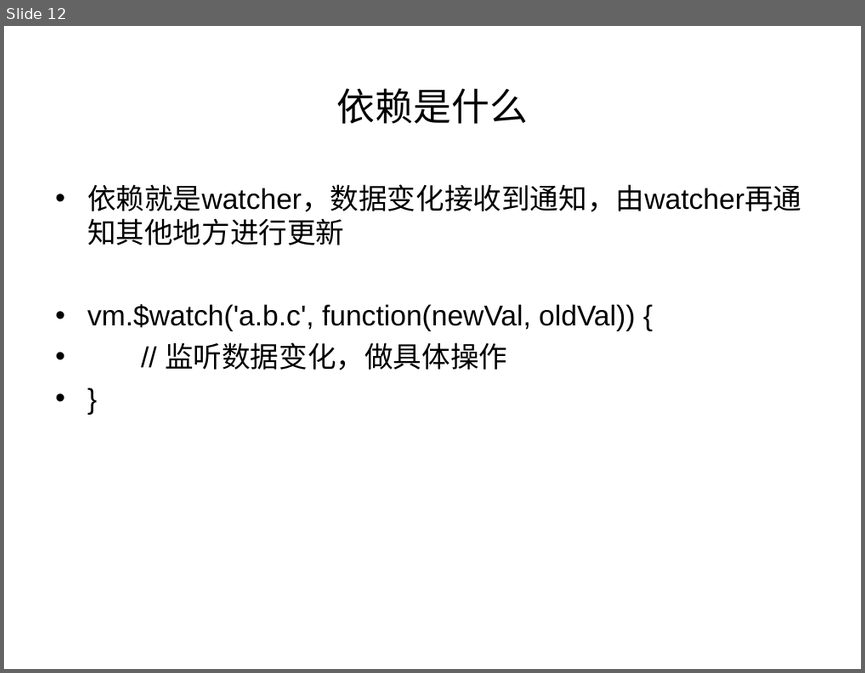
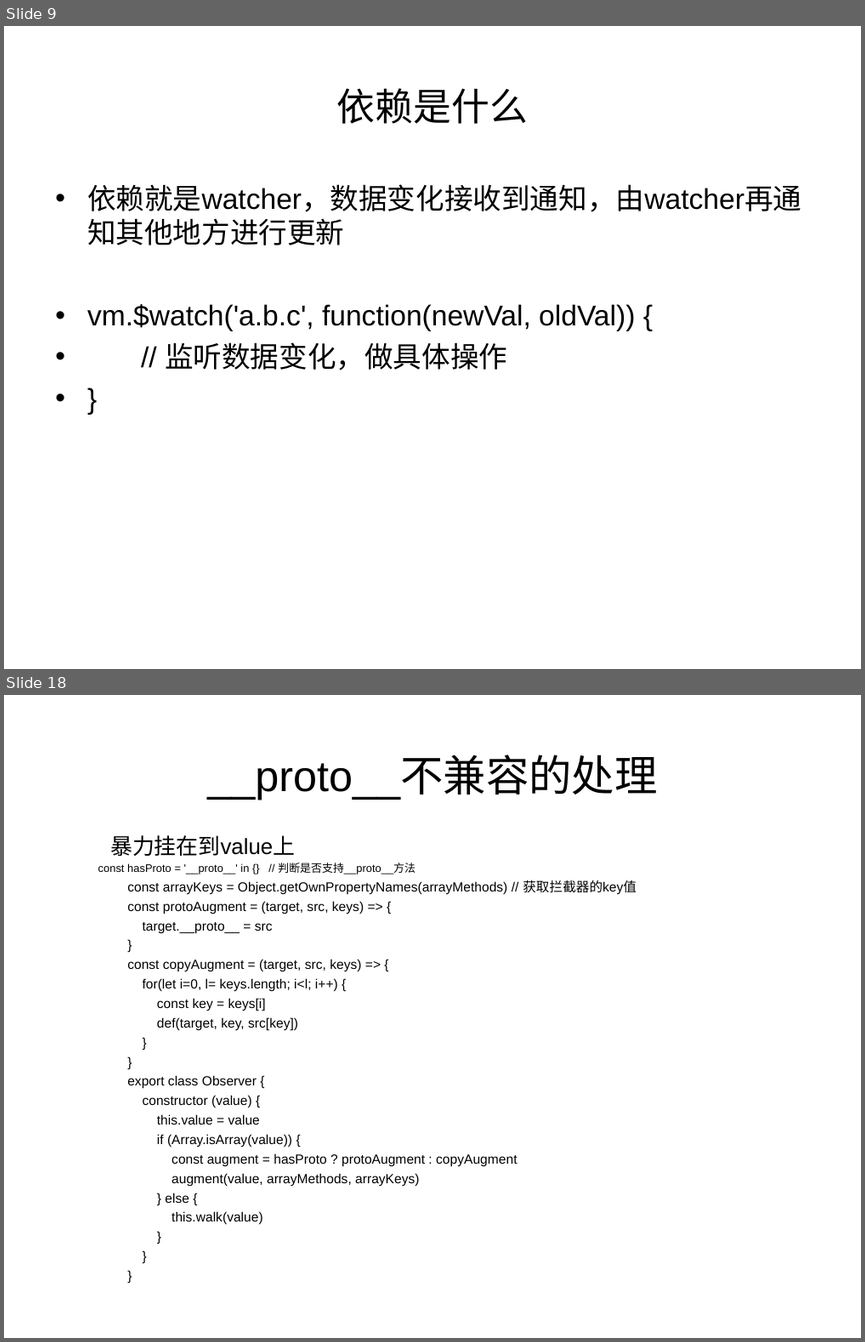
Before and after one commit to liyanjunCode/miniPrograme, a slide deck: vue.ppt. Shown one above the other, each under a label of ours: slide 12 before the commit, slides 9 and 18 after it; the slides between them are not shown. The pictures are 865x673 and 865x1342 pixels, drawn with LibreOffice and Linux fonts; fonts in the diff are those of the drawing. Boxes give left, top, right and bottom in pixels: in the first picture for what was removed or moved away, otherwise in the second. Text is boxed around its words. In the diff, an @@ line names an element or a change of style, - is before the commit and + after.

```diff
--- a/vue.ppt
+++ b/vue.ppt
@@ slide 18 added at (x1=4, y1=695, x2=861, y2=1338), background #FFFFFF @@
@@ title added at (x1=207, y1=757, x2=657, y2=800), 36 pt, text #000000 @@
+__proto__不兼容的处理
@@ text added at (x1=98, y1=835, x2=636, y2=1225), 11.1 pt, text #000000 @@
+  暴力挂在到value上
+  const hasProto = '__proto__' in {} // 判断是否支持__proto__方法
+const arrayKeys = Object.getOwnPropertyNames(arrayMethods) // 获取拦截器的key值
+const protoAugment = (target, src, keys) => {
+target.__proto__ = src
+}
+const copyAugment = (target, src, keys) => {
+for(let i=0, l= keys.length; i<l; i++) {
+const key = keys[i]
+def(target, key, src[key])
+}
+}
+export class Observer {
+constructor (value) {
+this.value = value
+if (Array.isArray(value)) {
+const augment = hasProto ? protoAugment : copyAugment
+augment(value, arrayMethods, arrayKeys)
+} else {
+this.walk(value)
+}
+}
+}
@@ what was slide 12 is now slide 9 @@
```
Also in this commit, not shown: 8 slides changed, 9 other slides added, 4 slides removed, 1 other file.
